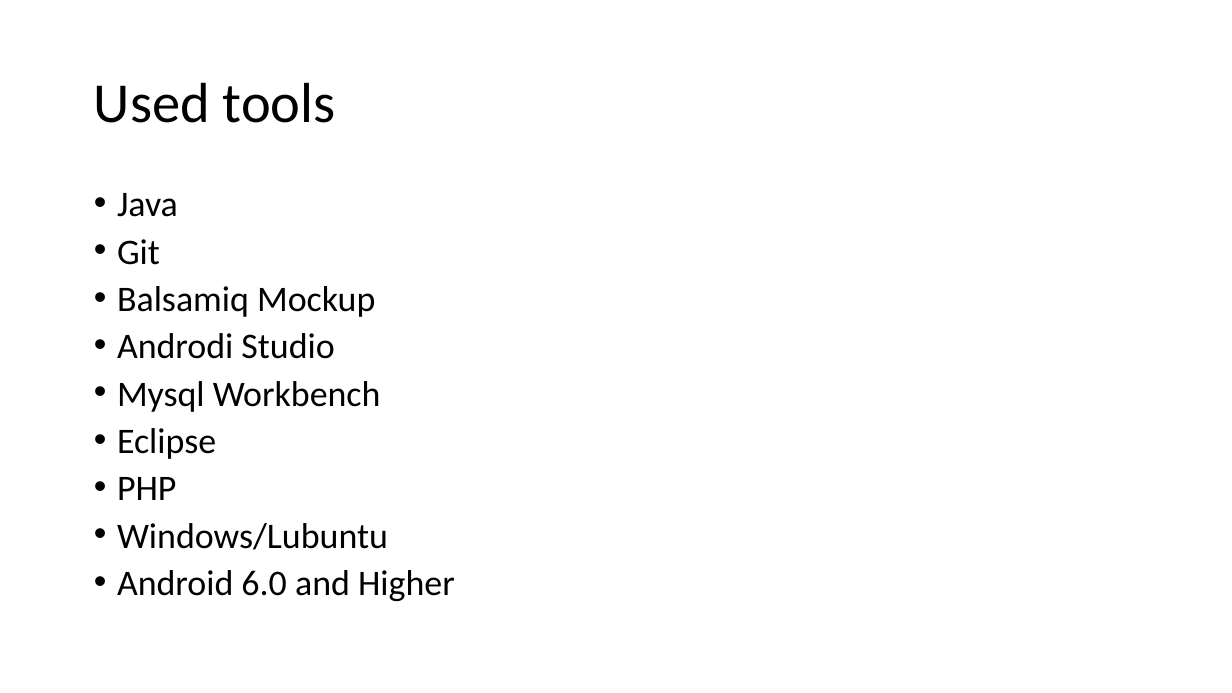
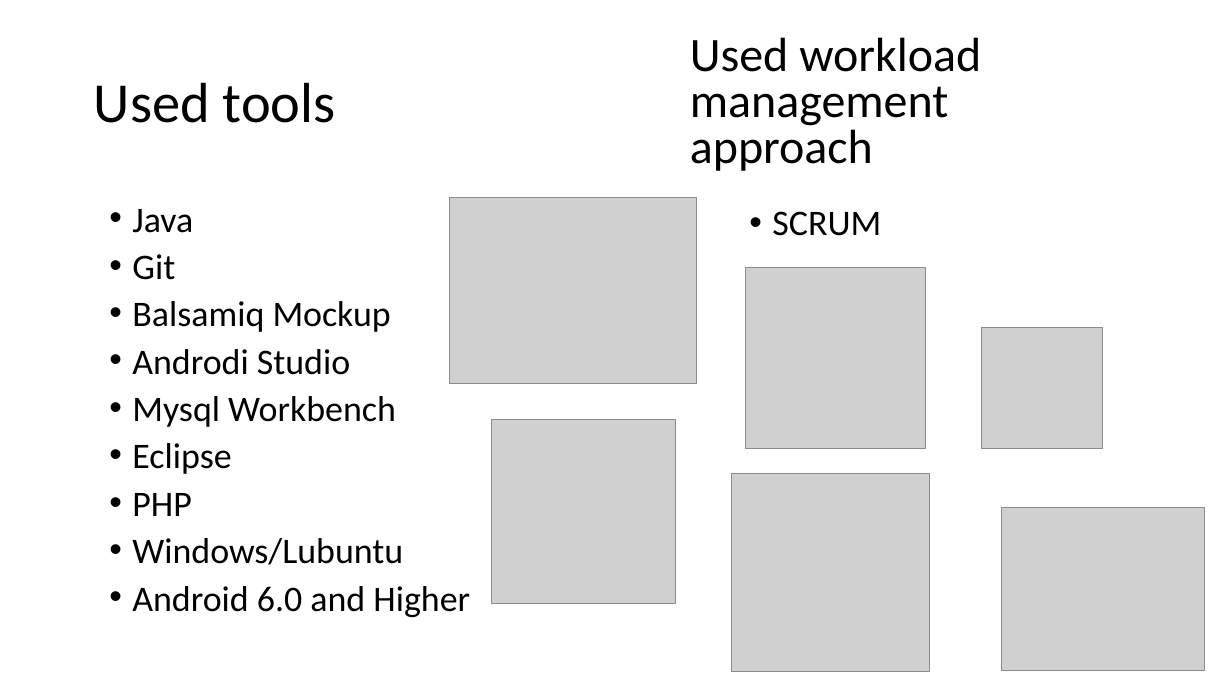
Before and after one commit to bricht/piens-un-maize, a slide deck: slide 3 of presentation/MilknBread.pptx (slide 4 before the commit). Drawn at 1232x693 pixels with LibreOffice and Linux fonts; fonts in the diff are those of the drawing; grey boxes stand for pictures. Boxes give left, top, right and bottom in pixels: in the first picture for what was removed or moved away, otherwise in the second. Text is boxed around its words. In the diff, an @@ line names an element or a change of style, - is before the commit and + after.

Commit message:
Presentation update + Images

```diff
--- a/presentation/MilknBread.pptx
+++ b/presentation/MilknBread.pptx
@@ text added at (x1=690, y1=37, x2=981, y2=171), 37.4 pt, text #000000 @@
+Used workload management approach
@@ text "Java" moved from (x1=117, y1=193, x2=455, y2=601) to (x1=132, y1=209, x2=470, y2=617) @@
@@ picture added at (x1=449, y1=198, x2=697, y2=384) @@
@@ text added at (x1=772, y1=211, x2=881, y2=236), 28 pt, text #000000 @@
+• SCRUM
@@ picture added at (x1=746, y1=267, x2=927, y2=448) @@
@@ picture added at (x1=982, y1=327, x2=1103, y2=448) @@
@@ picture added at (x1=492, y1=420, x2=676, y2=604) @@
@@ picture added at (x1=732, y1=473, x2=930, y2=671) @@
@@ picture added at (x1=1002, y1=507, x2=1205, y2=670) @@
```
Also in this commit, not shown: 5 other slides changed, 1 slide added, 1 slide removed, 9 other files.
